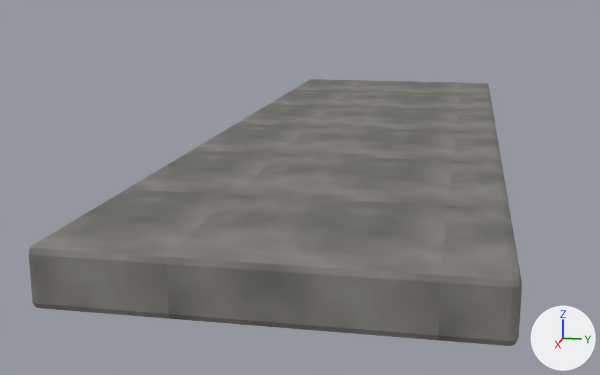
A saved change to the OBJ model resources/blender/zombie_street/Street_BlockL2_Coping.obj.
Camera for both pictures: a 50 mm camera at (2.59, 0.48, 0.56) aimed at (0.07, -0.02, -0.07). The axes (+X, +Y, +Z) are drawn at lower right. The lights are the same throughout. The older version comes first. Where no turn or scale is listed for an object, it has been applied to the vertices.

Names of what the first picture shows: 'Street_BlockL2_Coping'.
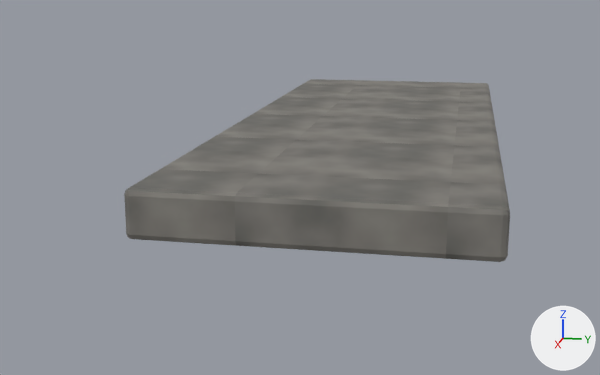
The newer file is also turned or shifted as a whole; pictures and numbers use the older file's frame.

What differs and where, as boxes (x1, y1, x2, y2) in the pictures (600 x 375 px):
'Street_BlockL2_Coping', reshaped (22% narrower, 31% shorter): before (29, 79, 522, 346); after (124, 79, 510, 262)

What the commit changed:
me_street_blockl2_coping is used by ob_street_blockl2_coping; location (0.0, 0.0, 0.0).
me_street_blockl2_coping had 56 vertices, 108 faces and spanned x -1.33..1.33, y -0.26..0.58, z 0.0..0.12.
me_street_blockl2_coping now has 56 vertices, 108 faces and spans x -1.33..0.91, y -0.26..0.58, z 0.0..0.12.
Part 1, on me_street_blockl2_coping:
5 vertices are removed from x 1.31..1.33, y -0.26, z 0.0..0.11.
18 faces are deleted.
17 vertices in x 1.31..1.33, y -0.26..0.58, z 0.0..0.12 move by (-0.42, 0.0, 0.0).
6 vertices in x 1.33, y -0.25..0.58, z 0.0..0.12 move by (-0.43, 0.0, 0.0).
5 vertices are added at (0.89, -0.26, 0.0), (0.89, -0.26, 0.02), (0.89, -0.26, 0.11), (0.9, -0.26, 0.02), (0.9, -0.26, 0.11).
18 new faces join them.
